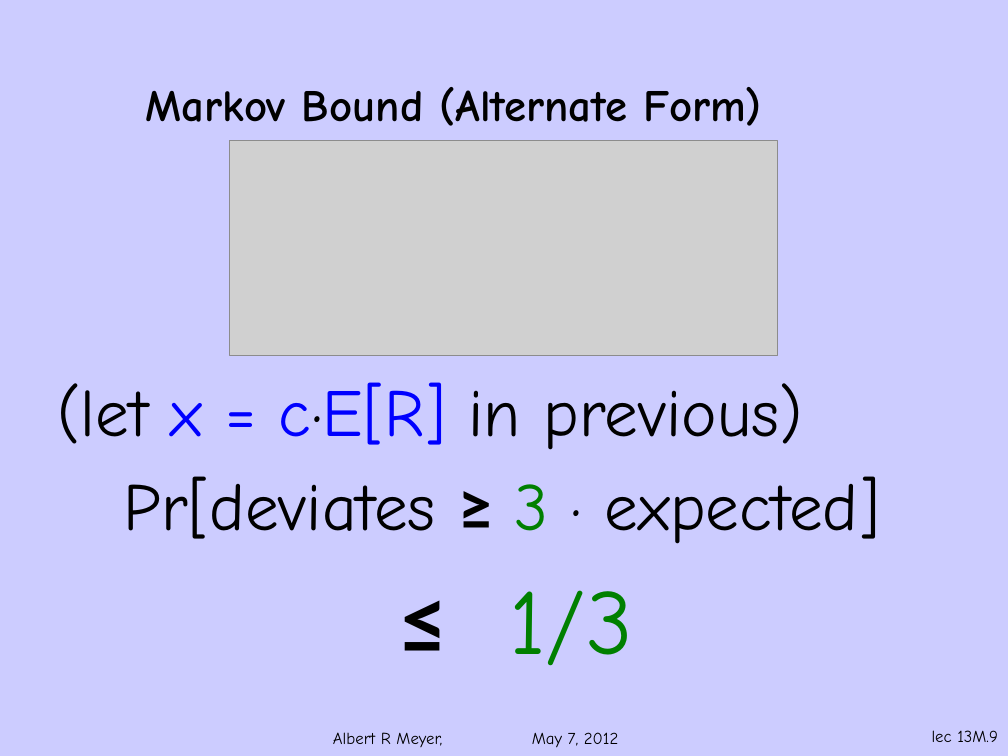
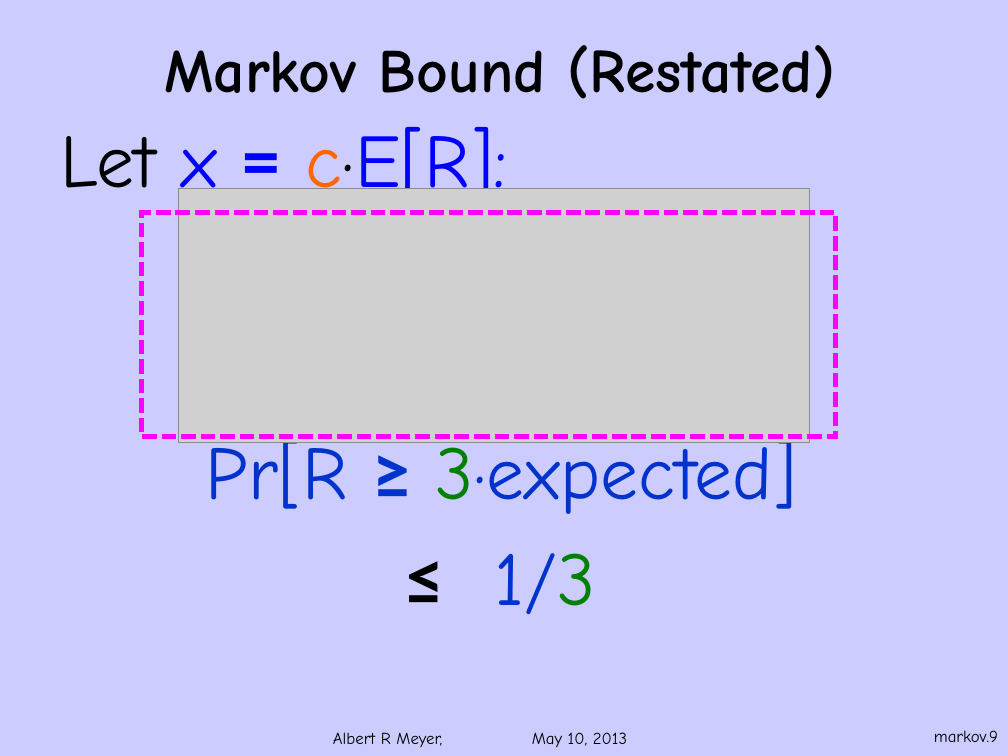
Before and after one commit to armeyer/mcs_web, a slide deck: slide 9 of spring13/slides13/deviation-markov.pptx. Drawn at 1008x756 pixels with LibreOffice and Linux fonts; fonts in the diff are those of the drawing; grey boxes stand for pictures; background and template pictures are left out. Boxes give left, top, right and bottom in pixels: in the first picture for what was removed or moved away, otherwise in the second. Text is boxed around its words. In the diff, an @@ line names an element or a change of style, - is before the commit and + after.

```diff
--- a/spring13/slides13/deviation-markov.pptx
+++ b/spring13/slides13/deviation-markov.pptx
@@ title at [164, 45, 835, 99]: text changed; size 32 to 44 pt @@
-Markov Bound (Alternate Form)
+Markov Bound (Restated)
@@ text "Let x = c·E[R]:": place and size @@
-text "Let x = c·E[R]:" at [58, 382, 880, 666]
+text "Let x = c·E[R]:" at [60, 127, 796, 614]
@@ text at [60, 127, 796, 514]: text changed; size 48 to 54 pt; text colour #000000 to #0033CC @@
-(let x = c·E[R] in previous)
-Pr[deviates ≥ 3 · expected]
+Let x = c·E[R]:
+Pr[R ≥ 3·expected]
@@ picture removed at [230, 140, 777, 355] @@
@@ picture added at [178, 188, 809, 443] @@
@@ rectangle added at [141, 213, 836, 436], outline #FF00FF 3.5 pt dashed @@
@@ text at [495, 553, 596, 614]: size 66 to 54 pt in "≤ 1/3"; text colour #008000 to #0033CC in "1/3"; less space between paragraphs @@
@@ text at [333, 732, 627, 748]: text changed @@
-Albert R Meyer, May 7, 2012
+Albert R Meyer, May 10, 2013
@@ page number at [934, 730, 998, 742]: text changed @@
-lec 13M.9
+markov.9
```
Also in this commit, not shown: 13 other slides changed, 3 other files.
